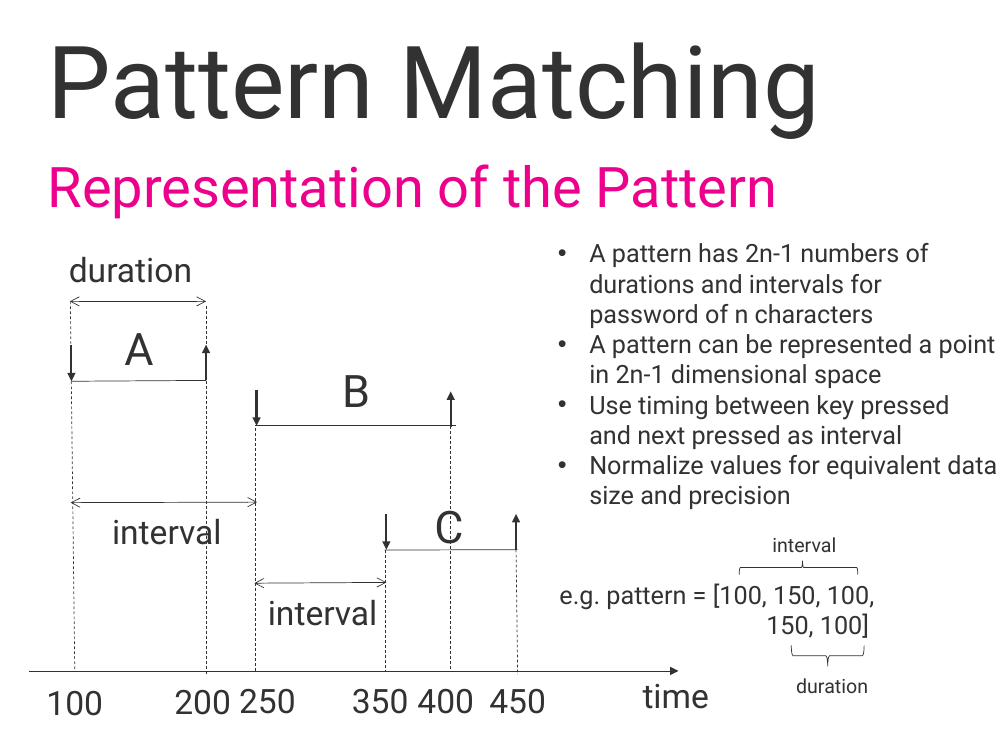
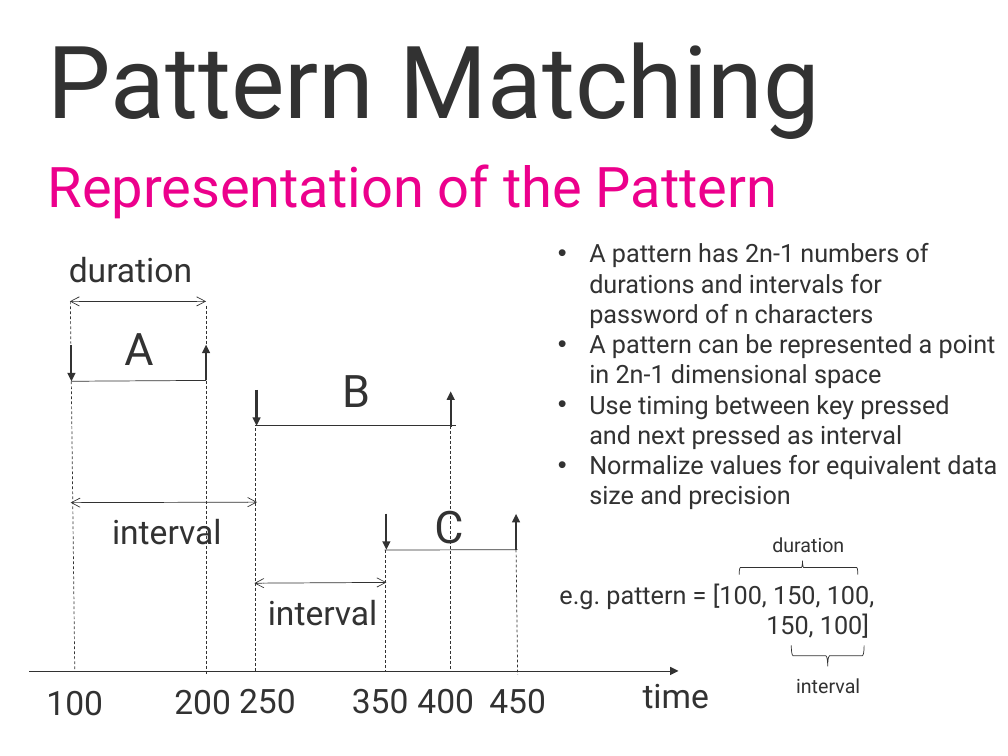
Before and after one commit to swift-fox/ksd-auth, a slide deck: slide 6 of ksd-auth.pptx. Drawn at 1008x756 pixels with LibreOffice and Linux fonts; fonts in the diff are those of the drawing; background and template pictures are left out. Boxes give left, top, right and bottom in pixels: in the first picture for what was removed or moved away, otherwise in the second. Text is boxed around its words. In the diff, an @@ line names an element or a change of style, - is before the commit and + after.

```diff
--- a/ksd-auth.pptx
+++ b/ksd-auth.pptx
@@ text "duration": place and size @@
-text "duration" at [796, 678, 868, 693]
+text "duration" at [772, 537, 844, 552]
@@ text "interval": place and size @@
-text "interval" at [772, 537, 836, 552]
+text "interval" at [796, 678, 860, 693]
```
Also in this commit, not shown: 2 other slides changed, 1 other file.
